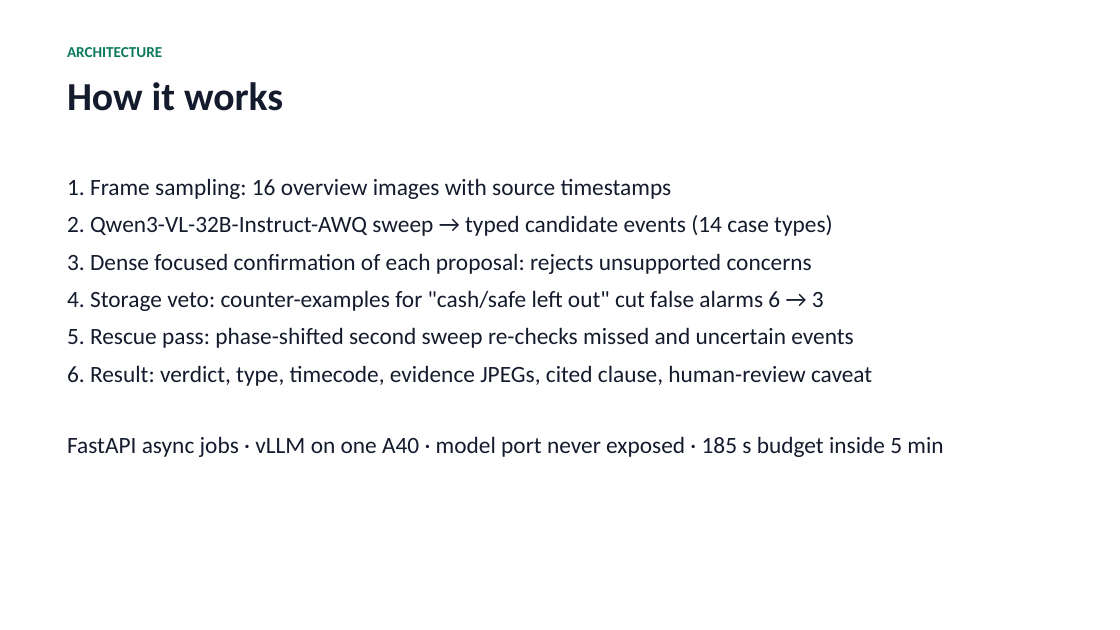
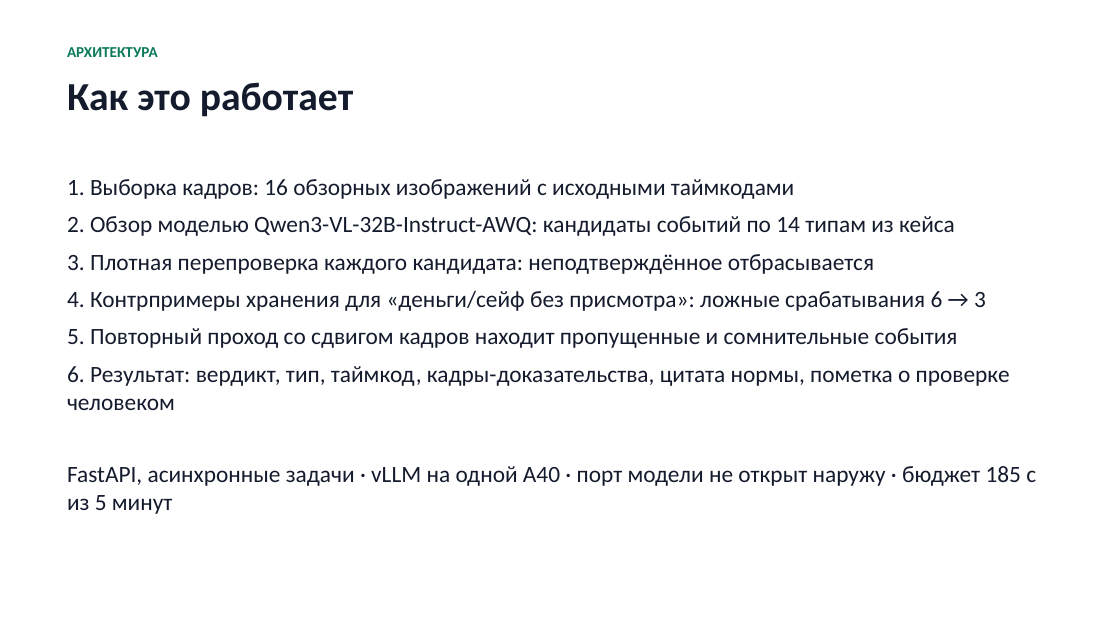
Before and after one commit to ibrakhim2906/fortebank-cash-handling-violation-detector, a slide deck: slide 3 of docs/CashLint-pitch.pptx. Drawn at 1120x630 pixels with LibreOffice and Linux fonts; fonts in the diff are those of the drawing. Boxes give left, top, right and bottom in pixels: in the first picture for what was removed or moved away, otherwise in the second. Text is boxed around its words. In the diff, an @@ line names an element or a change of style, - is before the commit and + after.

```diff
--- a/docs/CashLint-pitch.pptx
+++ b/docs/CashLint-pitch.pptx
@@ text at (67,47,158,57): text changed @@
-ARCHITECTURE
+АРХИТЕКТУРА
@@ text at (67,82,353,117): text changed @@
-How it works
+Как это работает
@@ text at (67,179,1036,514): text changed @@
-1. Frame sampling: 16 overview images with source timestamps
-2. Qwen3-VL-32B-Instruct-AWQ sweep → typed candidate events (14 case types)
-3. Dense focused confirmation of each proposal: rejects unsupported concerns
-4. Storage veto: counter-examples for "cash/safe left out" cut false alarms 6 → 3
-5. Rescue pass: phase-shifted second sweep re-checks missed and uncertain events
-6. Result: verdict, type, timecode, evidence JPEGs, cited clause, human-review caveat
-FastAPI async jobs · vLLM on one A40 · model port never exposed · 185 s budget inside 5 min
+1. Выборка кадров: 16 обзорных изображений с исходными таймкодами
+2. Обзор моделью Qwen3-VL-32B-Instruct-AWQ: кандидаты событий по 14 типам из кейса
+3. Плотная перепроверка каждого кандидата: неподтверждённое отбрасывается
+4. Контрпримеры хранения для «деньги/сейф без присмотра»: ложные срабатывания 6 → 3
+5. Повторный проход со сдвигом кадров находит пропущенные и сомнительные события
+6. Результат: вердикт, тип, таймкод, кадры-доказательства, цитата нормы, пометка о проверке человеком
+FastAPI, асинхронные задачи · vLLM на одной A40 · порт модели не открыт наружу · бюджет 185 с из 5 минут
```
Also in this commit, not shown: 3 other slides changed, 3 slides added, 3 slides removed, 1 other file.
